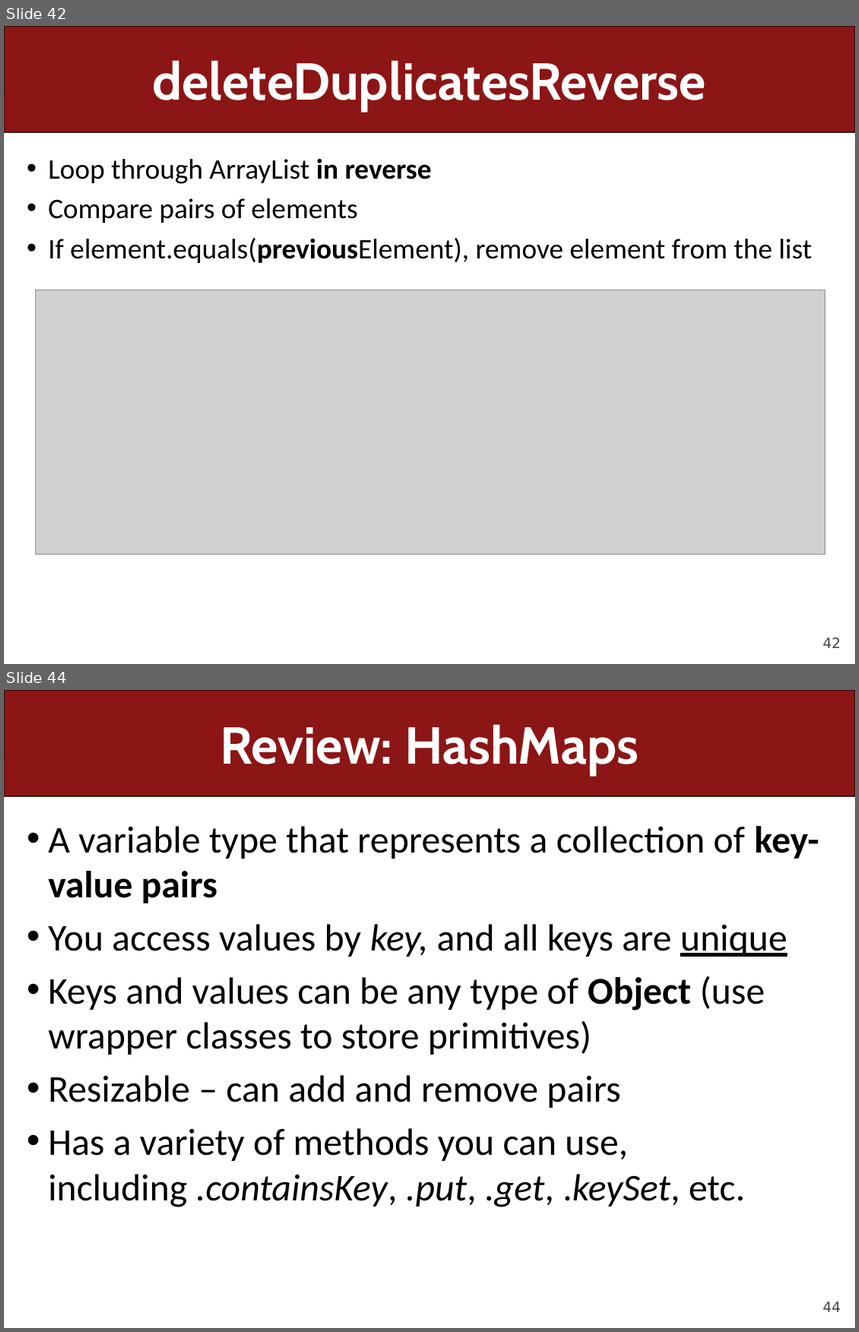
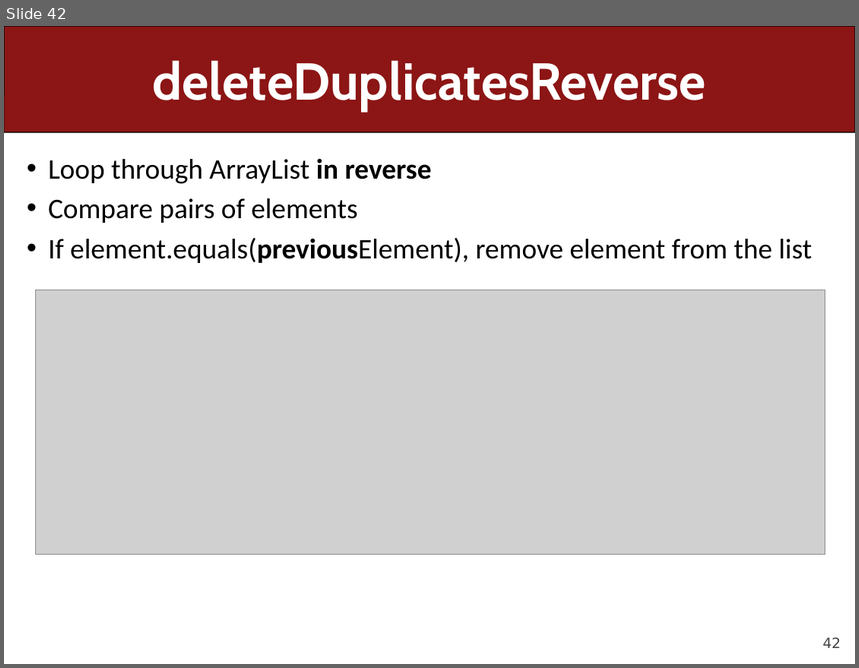
Before and after one commit to ckincaid17/cs106a-summer-2018, a slide deck: WWW/lectures/Lecture27/Lecture27.pptx. Shown one above the other, each under a label of ours: slides 42 and 44 before the commit, slide 42 after it; the slides between them are not shown. The pictures are 859x1332 and 859x668 pixels, drawn with LibreOffice and Linux fonts; fonts in the diff are those of the drawing; grey boxes stand for pictures. Boxes give left, top, right and bottom in pixels: in the first picture for what was removed or moved away, otherwise in the second. Text is boxed around its words. In the diff, an @@ line names an element or a change of style, - is before the commit and + after.

```diff
--- a/WWW/lectures/Lecture27/Lecture27.pptx
+++ b/WWW/lectures/Lecture27/Lecture27.pptx
@@ slide 44 removed at <box>4,690,855,1328</box>, background #FFFFFF; not listed: 2 template elements that a slide beside it also shows @@
@@ title removed at <box>220,724,639,775</box> @@
-Review: HashMaps
@@ text removed at <box>48,826,819,1208</box> @@
-• A variable type that represents a collection of key-value pairs
-• You access values by key, and all keys are unique
-• Keys and values can be any type of Object (use wrapper classes to store primitives)
-• Resizable – can add and remove pairs
-• Has a variety of methods you can use, including .containsKey, .put, .get, .keySet, etc.
```
Also in this commit, not shown: 9 slides changed, 23 other slides removed, 3 other files.
